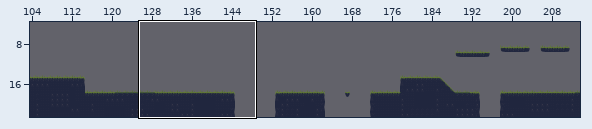
One commit to this Tiled map: ScifiDruid/Content/bin/DesktopGL/Stage1.tmx. The first picture is a wide view before the edit; the outline marks the close-up.
Close-up. As it was:
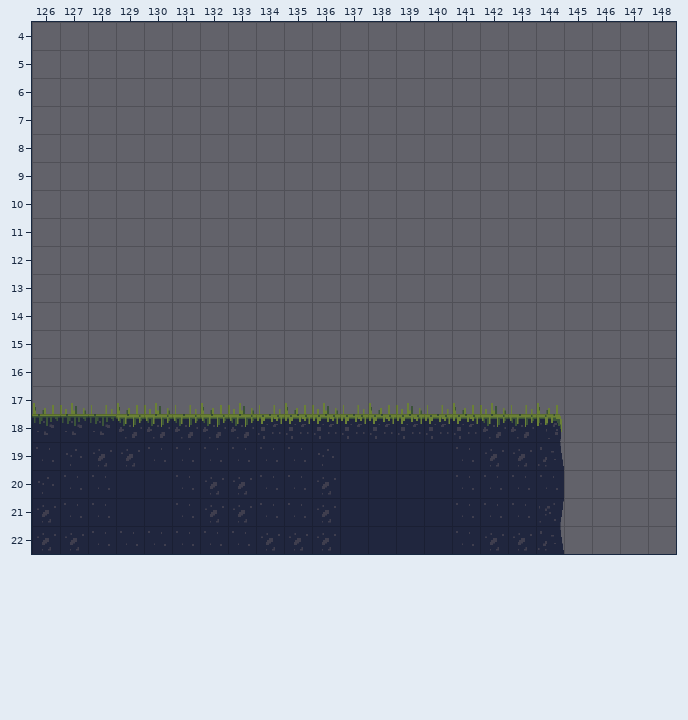
Cells are 32x32 px. Shown: x 126..148, y 4..22. The commit also changed other parts of the map, which this record leaves out.
Now the later version:
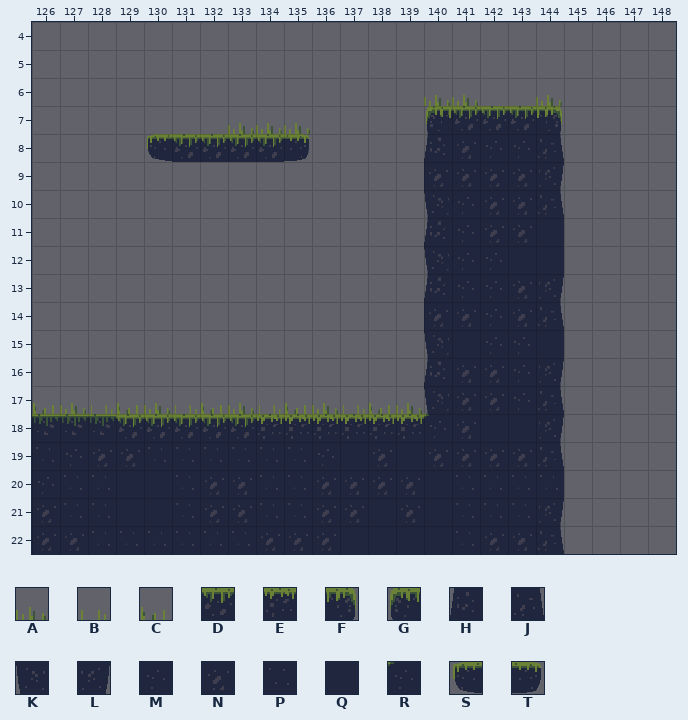
Key: from "tileset1": A 0, B 1, C 2, D 7, E 8, F 11, G 12, H 13, J 14, K 15, L 16, M 17, N 18, P 19, Q 20, R 21, S 23, T 24.
_ is an empty cell.
What changed:
Layer "Blocks":
y 7: x 140..144 _____ -> GDDDF
y 8: x 130..135 ______ -> SDDDDT; x 140..144 _____ -> HNMMJ
y 9: x 140..144 _____ -> NNNNL
y 10: x 140..144 _____ -> KMNNJ
y 11: x 140..144 _____ -> HMNNQ
y 12: x 140..144 _____ -> KMMQQ
y 13: x 140..144 _____ -> HMMNL
y 14: x 140..144 _____ -> NNMNJ
y 15: x 140..144 _____ -> KQMMQ
y 16: x 140..144 _____ -> HNNML
y 17: x 140..144 _____ -> KNNMJ
y 18: x 140..144 EEDDF -> RNQQL
y 19: x 138 Q -> N; x 140..141 QP -> NN
y 20: x 137..139 QQQ -> NNN
y 21: x 137 Q -> N; x 139 Q -> N
Layer "Props":
y 6: x 140..141 __ -> AA; x 144 _ -> A
y 7: x 133..135 ___ -> AAA
y 17: x 140..144 BCABC -> _____
Boxes around the changes in both close-ups, in picture pixels (x1, y1, x2, y2):
changed: (345, 95, 564, 523)
added: (147, 123, 310, 162)
